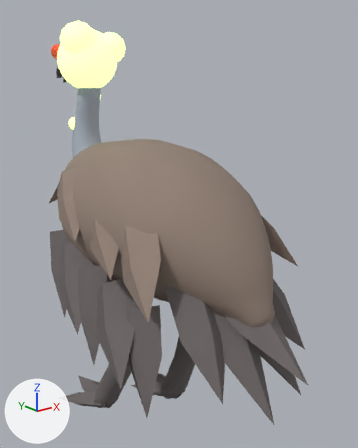
A saved change to the glTF model assets/models/enemies/Emu.glb.
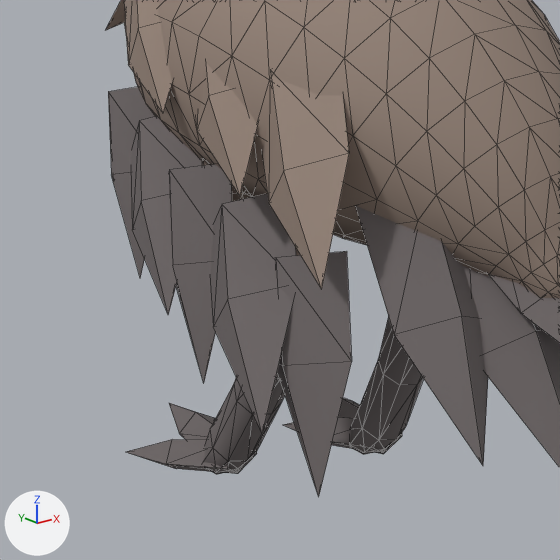
Old and new are each drawn whole from a 50 mm lens placed at (-1.167, -1.82, 1.582), pointed at (0.097, -0.241, 0.95) and again close up on the part from 0% to 72% of the width and 42% to 100% of the height. Every picture has the same lights, and +X, +Y and +Z are marked at lower left. The first two pictures are the older version. The close-ups show mesh edges as thin lines. Vertices at exactly the same position are counted once.

The first close-up shows 'Body'.
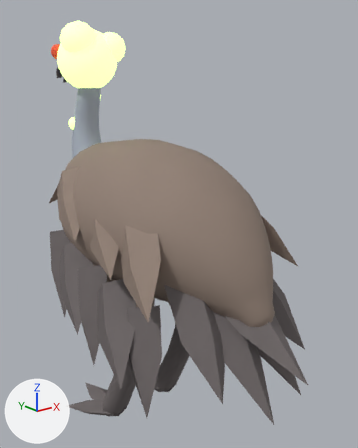
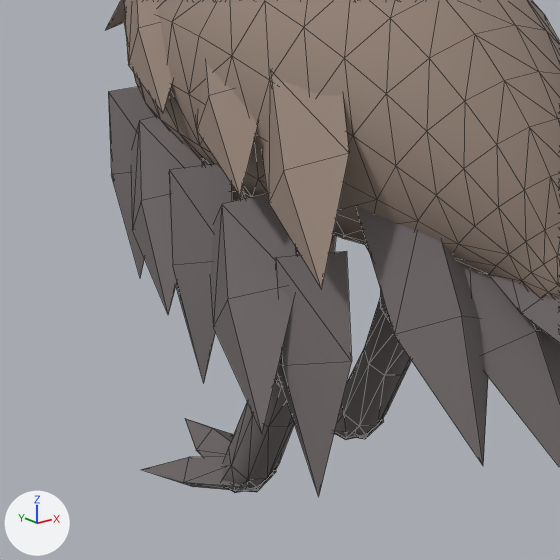
What differs and where, as boxes [x1, y1, x2, y2] in the close-ups (560 x 560 px; the box of a moved part takes in the faces that stretch with it):
'LegL', added: after [141, 373, 294, 493]
'LegR', added: after [334, 290, 412, 440]
part 1 of me_body, deleted: before [127, 316, 424, 474]
part 2 of me_body, moved or reshaped (mostly hidden): before [202, 161, 300, 256]; after [202, 162, 369, 256]

What the commit changed:
me_body is used by ob_body; location (0.0, 0.0, 0.0).
me_body had 1043 vertices, 1844 faces and spanned x -0.43..0.43, y -1.02..0.48, z -0.01..1.3.
me_body now has 823 vertices, 1468 faces and spans x -0.43..0.43, y -1.02..0.48, z 0.42..1.3.
me_body part 1: 10 loose pieces with 220 vertices, spanning x -0.32..0.32, y -0.39..0.32, z -0.01..0.53, are deleted.
Part 2, on me_body:
12 faces are deleted.
28 vertices in x 0.05..0.25, y -0.34..-0.19, z 0.43..0.63 move by (0.0, 0.03, 0.0).
25 vertices in x -0.21..-0.09, y -0.28..-0.16, z 0.42..0.56 move by (0.0, -0.04, 0.0).
13 vertices in x 0.1..0.2, y -0.33..-0.25, z 0.42..0.49 move by (0.0, 0.04, 0.0).
12 vertices in x -0.26..0.26, y -0.31..-0.03, z 0.81..0.9 move by (0.0, 0.0, -0.01).
10 vertices in x -0.2..-0.1, y -0.25..-0.2, z 0.42..0.45 move by (0.0, -0.05, 0.0).
10 vertices in x -0.23..-0.08, y -0.22..-0.1, z 0.49..0.59 move by (0.0, -0.03, 0.0).
80 vertices move from x -0.28..0.28, y -0.35..-0.03, z 0.43..0.88 to x -0.28..0.28, y -0.32..-0.03, z 0.43..0.89.
12 new faces join them, mat_m_feather (brown #938176).
Mesh me_legr is new.
It has 110 vertices, 188 faces and spans x -0.13..0.17, y -0.091..0.5, z -0.483..0.065.
It uses material mat_m_dark (dark grey #6c6565).
Mesh me_legl is new.
It has 110 vertices, 188 faces and spans x -0.17..0.13, y -0.091..0.5, z -0.483..0.065.
It uses material mat_m_dark (dark grey #6c6565).
Object 'LegR' (ob_legr) is new; it shows me_legr.
Its location is (0.15, -0.26, 0.47).
Object 'LegL' (ob_legl) is new; it shows me_legl.
Its location is (-0.15, -0.26, 0.47).
